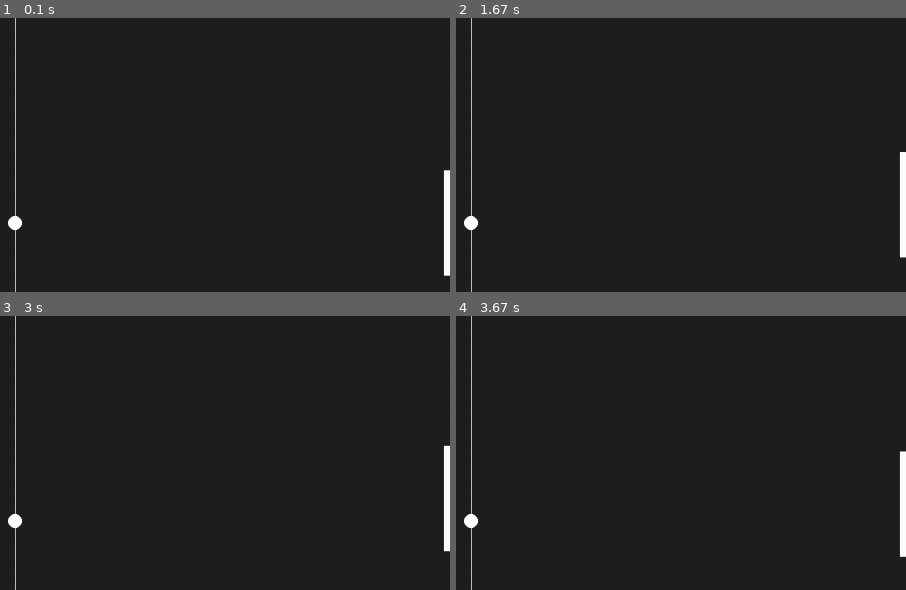
Above: before the commit, frames 1-4 (two rows, left to right).
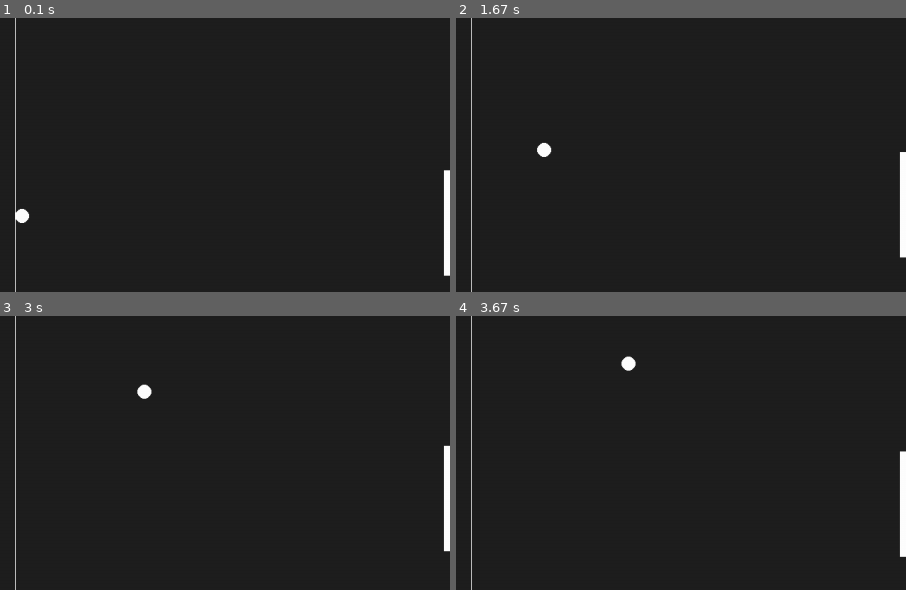
Above: after the commit, the same moments.

Repository: sshiple/Pong-Project
Game: pygame game, started from pong.py
Same seed, same stepped clock (60 frames per second), same inputs: the game is played once before the commit and once after it.
Inputs:
- Up to frame 1 (0.1 s): no input
- Up to frame 2 (1.67 s): hold Up 0.33-0.8 s; hold Down 0.83-1.13 s; hold S 0.83-1.13 s; hold Up 1.17-1.53 s; hold W 1.17-1.53 s; hold Down from 1.57 s (still down); hold S from 1.57 s (still down)
- Up to frame 3 (3 s): release Down at 1.93 s; release S at 1.93 s; hold Up 1.97-2.27 s; hold W 1.97-2.27 s; hold Down 2.3-2.6 s; hold S 2.3-2.6 s; hold Up from 2.63 s (still down); hold W from 2.63 s (still down)
- Up to frame 4 (3.67 s): release Up at 3 s; release W at 3 s; hold Down 3.03-3.4 s; hold S 3.03-3.4 s; hold Up from 3.43 s (still down); hold W from 3.43 s (still down)
The pictures show only the part of the screen within x 48-98%, y 13-63%; the shares and areas given below are measured in that part.

The runs differ from the first frame. In frame 1, 0.2% of the frame differs, in the area x 1-7%, y 69-78%; in frame 2, 0.3%; in frame 3, 0.3%; in frame 4, 0.3%, in the area x 1-40%, y 14-78%.

Commit message:
Add files via upload
Added collisions for the ball, handles, and borders. Also increased performance a little.

Diff:
--- a/pong.py
+++ b/pong.py
@@ -33,7 +33,7 @@
 rectPos = rectX, rectY = 0, (screenWidth / 2) - 75 #sets the position of the square within the
 # display
 
-rectSpeed = 1 # I dont know what this means at all
+rectSpeed = 1
 # I found out its the speed that the square moves when the controls are pressed
 # the lower the number the slower it goes and vice versa
 
@@ -42,15 +42,41 @@
 # HANDLE 2 CREATION = = = = = = = = = = = = = = = = = = = =
 
 rect_twoPos = rect_twoX, rect_twoY = 1280, (screenWidth / 2) - 75
-
 player_two = pygame.Rect(rect_twoX, rect_twoY, rectWidth, rectHeight)
 
+
+#Top and Bottom Borders
+borderTop = pygame.Rect(0, 0, screenHeight, 1)                 #Starts at the origin and stretches to the right side
+borderBottom = pygame.Rect(0, screenWidth-1, screenHeight, 1)  #Starts 1 pixel away from the bottom and stretches to the right side
+
+
 # CREATION OF THE BALL
-
 ballSize = ballHeight, ballWidth = 20, 20
 ballPos = ballX, ballY = (screenHeight / 2) -10 , (screenWidth / 2) - 10
+ball = pygame.Rect(ballX, ballY, ballWidth, ballHeight)
+ballSpeedX = 1
+ballSpeedY = -1
 
-ball = pygame.Rect(ballX, ballY, ballWidth, ballHeight)
+#clock = pygame.time.Clock()
+
+def move_ball(ball):
+    #These have to be declared global. Otherwise, they'd be local, since they're in a function.
+    global ballSpeedX, ballSpeedY
+
+    #This is to get a near constant framerate (might need this later)
+    #dt = clock.tick(30)
+    #ball.move_ip(ballSpeedX*dt, 0)
+    #print(clock.get_fps())
+
+    if ball.colliderect(player) or ball.colliderect(player_two):
+        ballSpeedX *= -1
+        ball.move_ip(ballSpeedX, ballSpeedY) #move_ip needs to be here too since the ball would be stuck otherwise
+    elif ball.colliderect(borderTop) or ball.colliderect(borderBottom):
+        ballSpeedY *= -1
+        ball.move_ip(ballSpeedX, ballSpeedY) #move_ip needs to be here too since the ball would be stuck otherwise
+    else:
+        ball.move_ip(ballSpeedX, ballSpeedY) #The default state
+
 
 # MOVEMENT FOR PLAYER ONE
 def move_rect(player):
@@ -70,20 +96,21 @@
         player.move_ip(-0, rectSpeed)
 
 
-#game loop
-
-
-while True:
+#Game Loop
+#Using "while 1" instead of "while True" is more efficient
+while 1:
     for event in pygame.event.get():
         if event.type == pygame.QUIT:
             pygame.quit()
             sys.exit()
 
+    rectList = [ball, player, player_two]
+
+    surface.fill(bg_color)
 
     move_rect(player)
     move_rectTwo(player_two)
-
-    surface.fill(bg_color)
+    move_ball(ball)
 
     player.clamp_ip(surface.get_rect())
     player_two.clamp_ip(surface.get_rect())
@@ -96,4 +123,5 @@
 
     # pygame.draw.rect(surface, rectColor, gameRect_2)
 
+    #pygame.display.update(rectList) #Might need this later
     pygame.display.update()
